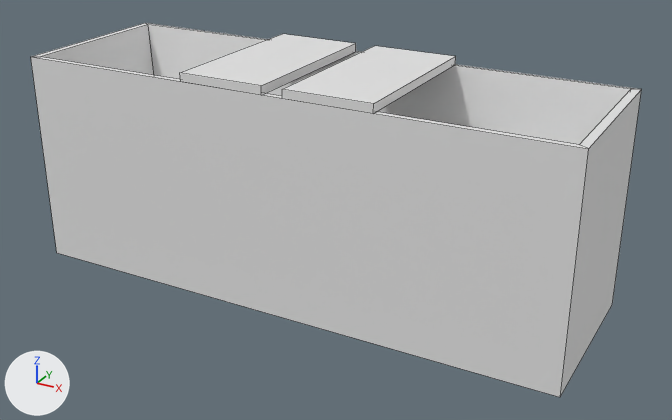
The FBX model Assets/Models/Corito.fbx as it was, and as the next commit left it.
Camera for both pictures: a 50 mm camera at (3.95, -6.82, 3.14) aimed at (0.22, -0.04, -0.25). The lights are fixed; the arrows at lower left show +X, +Y and +Z. Mesh edges are drawn as thin lines. Where no turn or scale is listed for an object, it has been applied to the vertices.

The first picture shows 'Corito', 'Corito_1', 'Corito_1.001'.
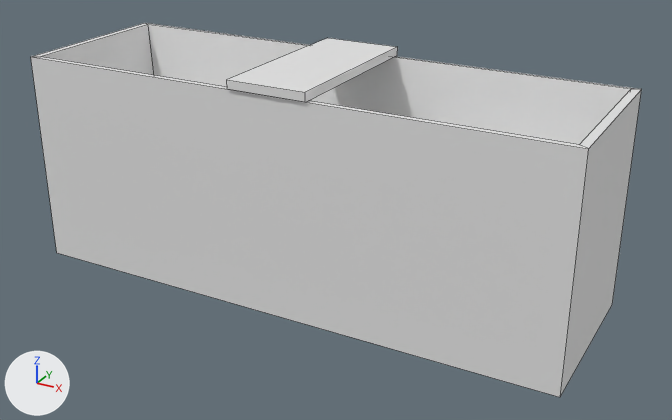
Changed parts and their boxes [x1, y1, x2, y2] in the pictures (672 x 420 px):
'Corito_1.001', deleted
    before: [282, 46, 456, 113]
'Corito1', added
    after: [227, 38, 398, 102]
'Corito_1', deleted
    before: [180, 34, 356, 95]

The change, as a list of edits to the scene's bpy script:
```text
Add me_cube_009:
    me_cube_009.from_pydata(...)  # a box spanning x -0.34..0.39, y -0.83..0.83, z 1.01..1.09
Remove ob_corito_1_001:
    ob_corito_1_001 = bpy.data.objects.new('Corito_1.001', me_cube_003)
    ob_corito_1_001.location = (0.0, 0.0, 0.0)
Remove ob_corito_1:
    ob_corito_1 = bpy.data.objects.new('Corito_1', me_cube_002)
    ob_corito_1.location = (0.0, 0.0, 0.0)
Add ob_corito1:
    ob_corito1 = bpy.data.objects.new('Corito1', me_cube_009)
    ob_corito1.location = (0.0, 0.0, 0.0)
```
